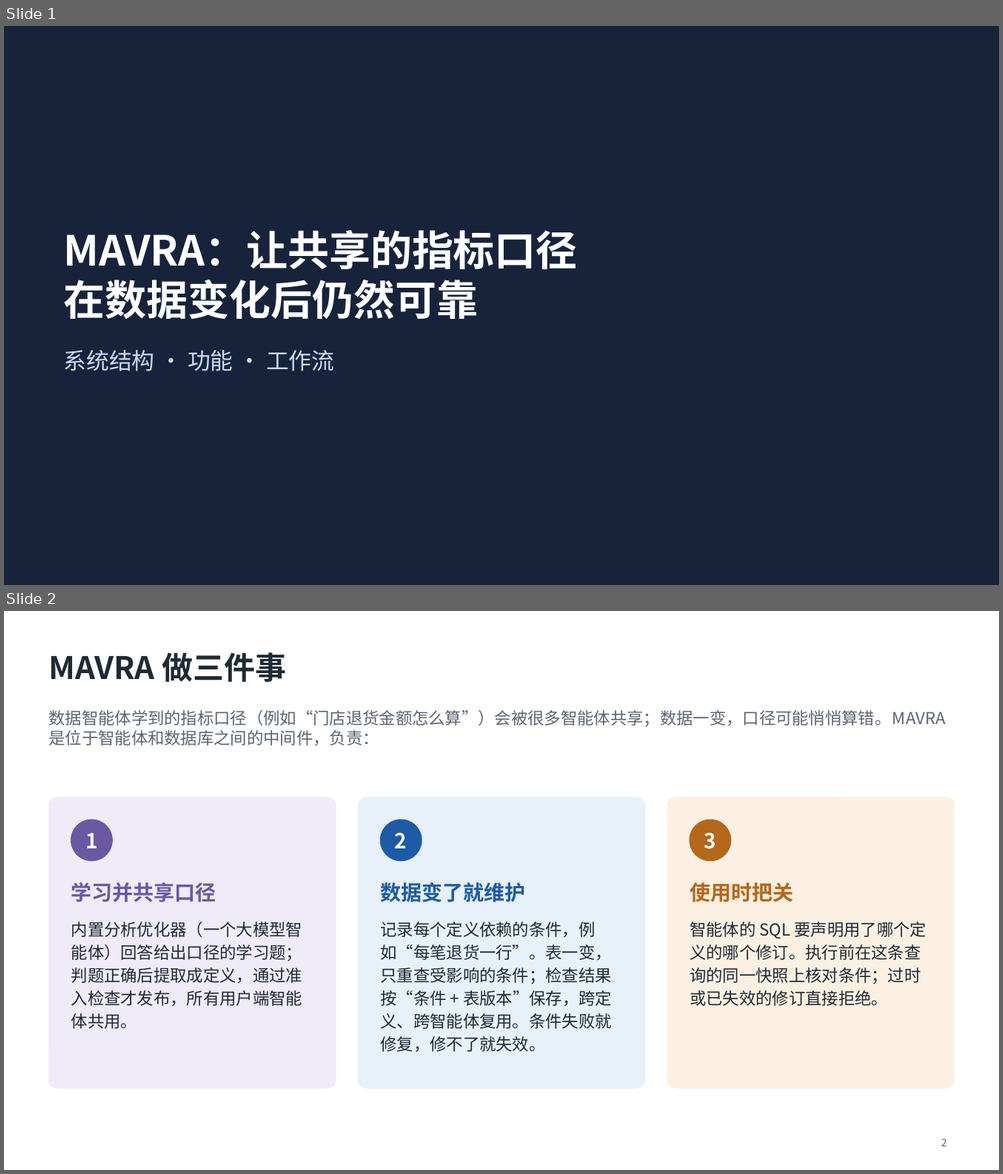
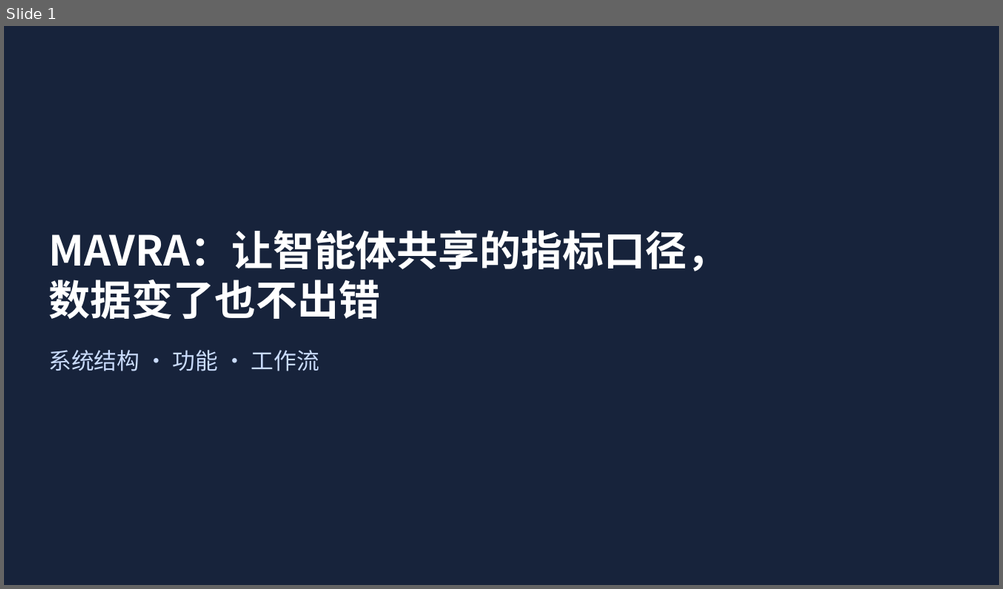
Before and after one commit to mmmttt000045/agent4db-adapter, a slide deck: docs/mavra-system.pptx. Shown one above the other, each under a label of ours: slides 1 and 2 before the commit, slide 1 after it. The pictures are 1003x1174 and 1003x589 pixels, drawn with LibreOffice and Linux fonts; fonts in the diff are those of the drawing. Boxes give left, top, right and bottom in pixels: in the first picture for what was removed or moved away, otherwise in the second. Text is boxed around its words. In the diff, an @@ line names an element or a change of style, - is before the commit and + after.

```diff
--- a/docs/mavra-system.pptx
+++ b/docs/mavra-system.pptx
@@ slide 2 removed at (x1=4, y1=611, x2=999, y2=1170), background #FFFFFF @@
@@ title removed at (x1=48, y1=652, x2=286, y2=682) @@
-MAVRA 做三件事
@@ text removed at (x1=48, y1=710, x2=945, y2=746) @@
-数据智能体学到的指标口径（例如“门店退货金额怎么算”）会被很多智能体共享；数据一变，口径可能悄悄算错。MAVRA 是位于智能体和数据库之间的中间件，负责：
@@ rounded rectangle removed at (x1=48, y1=797, x2=336, y2=1088) @@
@@ rounded rectangle removed at (x1=358, y1=797, x2=644, y2=1088) @@
@@ rounded rectangle removed at (x1=667, y1=797, x2=954, y2=1088) @@
@@ ellipse removed at (x1=71, y1=820, x2=112, y2=861) @@
@@ ellipse removed at (x1=380, y1=820, x2=421, y2=861) @@
@@ ellipse removed at (x1=690, y1=820, x2=731, y2=861) @@
@@ text removed at (x1=85, y1=833, x2=98, y2=849) @@
-1
@@ text removed at (x1=395, y1=833, x2=407, y2=849) @@
-2
@@ text removed at (x1=704, y1=833, x2=717, y2=849) @@
-3
@@ text removed at (x1=71, y1=883, x2=216, y2=903) @@
-学习并共享口径
@@ text removed at (x1=380, y1=883, x2=525, y2=903) @@
-数据变了就维护
@@ text removed at (x1=689, y1=883, x2=793, y2=903) @@
-使用时把关
@@ text removed at (x1=71, y1=922, x2=302, y2=1029) @@
-内置分析优化器（一个大模型智能体）回答给出口径的学习题；判题正确后提取成定义，通过准入检查才发布，所有用户端智能体共用。
@@ text removed at (x1=380, y1=922, x2=612, y2=1052) @@
-记录每个定义依赖的条件，例如“每笔退货一行”。表一变，只重查受影响的条件；检查结果按“条件 + 表版本”保存，跨定义、跨智能体复用。条件失败就修复，修不了就失效。
@@ text removed at (x1=689, y1=922, x2=927, y2=1006) @@
-智能体的 SQL 要声明用了哪个定义的哪个修订。执行前在这条查询的同一快照上核对条件；过时或已失效的修订直接拒绝。
@@ page number removed at (x1=941, y1=1139, x2=947, y2=1147) @@
-2
@@ slide 1 changed as well @@
@@ title at (x1=48, y1=230, x2=728, y2=319): text changed @@
-MAVRA：让共享的指标口径
-在数据变化后仍然可靠
+MAVRA：让智能体共享的指标口径，
+数据变了也不出错
@@ text "系统结构 · 功能 · 工作流" moved from (x1=64, y1=350, x2=334, y2=372) to (x1=48, y1=350, x2=319, y2=372) @@
```
Also in this commit, not shown: 1 other slide changed, 8 slides added, 3 other slides removed, 20 other files.
